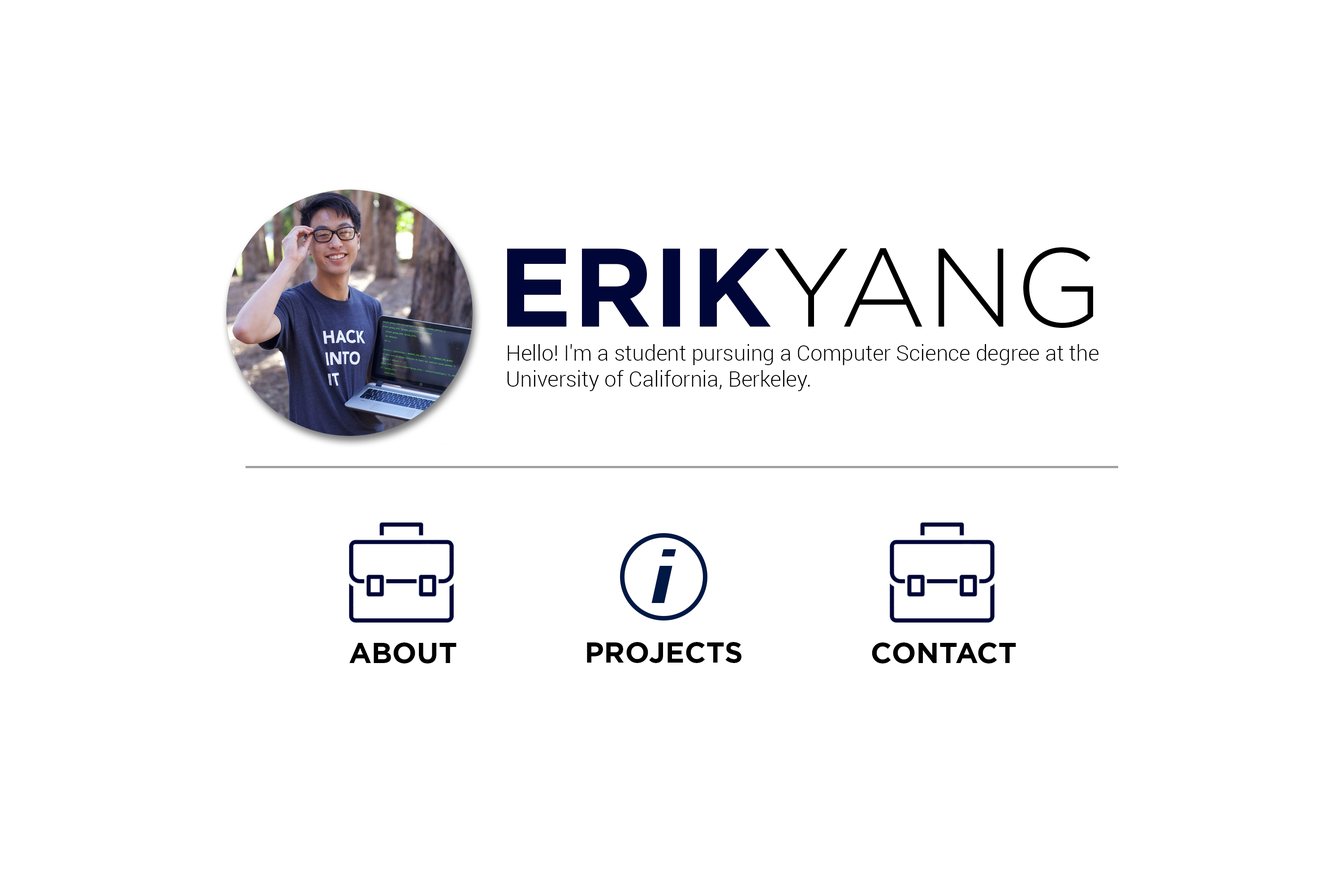
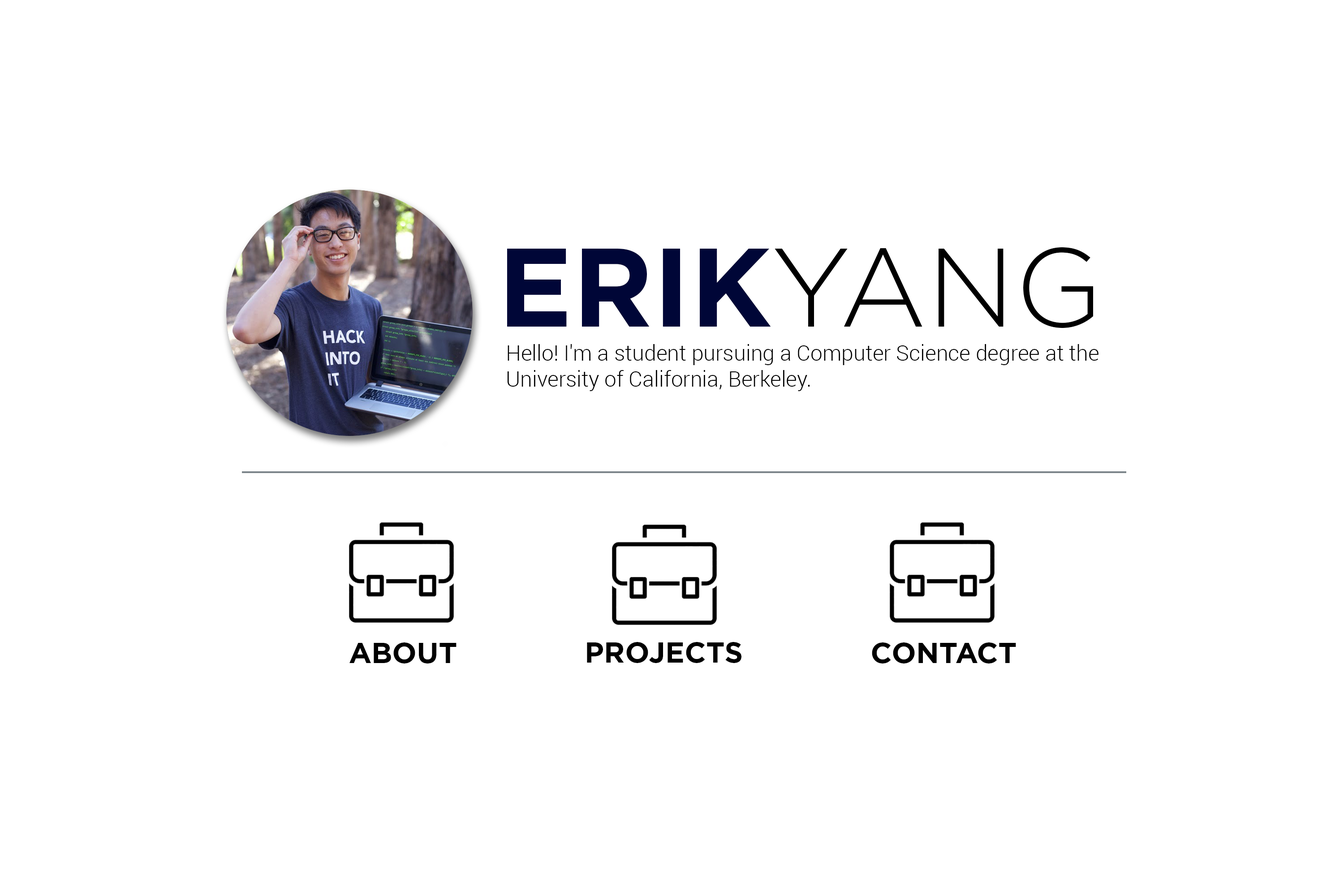
Layered file, before and after one edit (w=1344, h=896). Changes by layer:
removed layer "i" over (651, 549, 676, 603)
removed layer "Ellipse 1" over (619, 532, 708, 621)
added group "Icons" with 7 layers above "Rectangle 3" over (241, 471, 1126, 625)
added layer "Rectangle 2" in group "Icons" over (241, 471, 1126, 473)
showed "Layer 2", moved it into group "Icons" over (611, 524, 717, 625)
moved "Layer 2 copy 2" into group "Icons" over (348, 522, 454, 623)
moved "Layer 2 copy" into group "Icons" over (889, 522, 995, 623)
removed layer "Shape 1" over (245, 465, 1118, 468)
